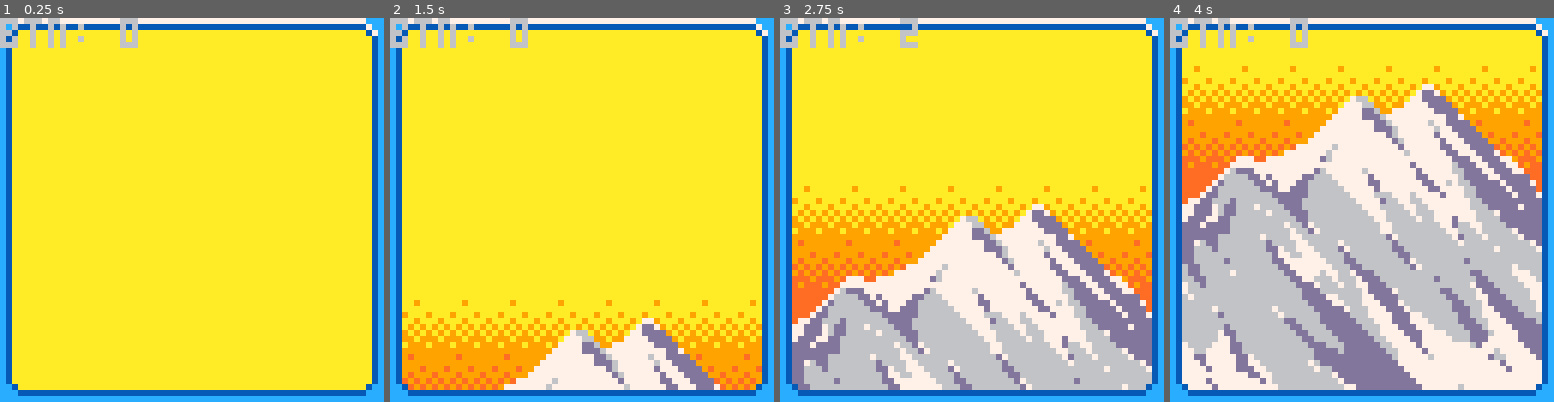
Above: before the commit, frames 1-4 (left to right).
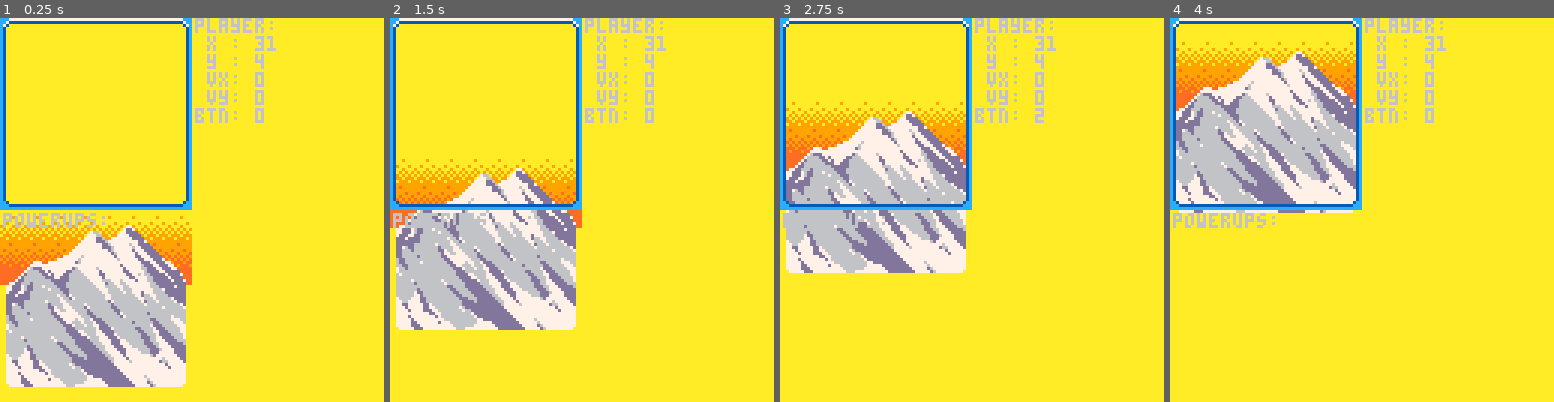
Above: after the commit, the same moments.

Repository: lawruble13/drumbleat
Game: PICO-8 cartridge drumbleat.p8
The game is run twice, just before and just after one commit, with the same random seed, the same clock (stepped at 60 frames per second) and the same inputs.
Inputs:
- Up to frame 1 (0.25 s): no input
- Up to frame 2 (1.5 s): tap X (X key) at 0.33, 1.07 s; tap O (Z key) at 0.7 s
- Up to frame 3 (2.75 s): hold Right 1.6-2.1 s; tap O (Z key) at 1.7, 2.1, 2.5 s; tap X (X key) at 1.85 s; hold Up 2.15-2.42 s; hold Right from 2.47 s (still down)
- Up to frame 4 (4 s): tap O (Z key) at 2.9, 3.3, 3.7 s; tap X (X key) at 2.97 s; release Right at 3.03 s; hold Left 3.08-3.58 s; hold Down 3.63-3.97 s

The runs differ from the first frame. In frame 1, 34% of the frame differs, in the area x 0-100%, y 0-100%; in frame 2, 47%; in frame 3, 68%; in frame 4, 88%.

Commit message:
Powerups now generating and drawing, temp effects implemented. Collisions broken?

Diff:
--- a/drumbleat.p8
+++ b/drumbleat.p8
@@ -9,7 +9,7 @@
 function _init()
 	-- set me to step thru frames
 	fstep=false
-	debug_info=false
+	debug_info=true
 	record_state=false
 	record_tiles=false
 	general_debug=false
@@ -48,11 +48,13 @@
 				pl.js=not pl.jh
 				pl.jh=true
 			else
+				pl.js=false
 				pl.jh=false
 			end
 			update_player_speed()
 			move_player()
 			check_platforms()
+			check_powerups()
 		elseif gw.mode == "menu" or gw.mode == "over" then
 			update_buttons()
 		end
@@ -65,6 +67,9 @@
 	if gw.mode == "game" then
 	 for pt in all(gw.platforms) do
  		platform(pt)
+	 end
+	 for pu in all(gw.powerups) do
+	 	powerup(pu)
 	 end
 	 player()
 	 --notebar()
@@ -92,14 +97,19 @@
  	print(" y : "..pl.y)
  	print(" vx: "..pl.vx)
  	print(" vy: "..pl.vy)
+	 print("btn: "..(btn()))
+--  cursor(1,65)
+--  print("platforms:")
+--  for pt in all(gw.platforms) do
+--  	print(" {x:"..pt.x..",y:"..pt.y..",m:"..pt.m..",l:"..pt.l.."}")
+--  end
+--  print(" highest: "..gw.platforms[#gw.platforms]:top())
+		cursor(1,65)
+		print("powerups:")
+		for pu in all(gw.powerups) do
+			print(" {x: "..pu.x..",y: "..pu.y..",type: "..pu.type.."}")
+		end
  end
- print("btn: "..(btn()))
- cursor(1,65)
--- print("platforms:")
--- for pt in all(gw.platforms) do
--- 	print(" {x:"..pt.x..",y:"..pt.y..",m:"..pt.m..",l:"..pt.l.."}")
--- end
--- print(" highest: "..gw.platforms[#gw.platforms]:top())
 end
 -->8
 --lowrez drawing functions
@@ -114,9 +124,16 @@
 
 function player()
 	if pl.pu then
-		pal(3,pu.c,1)
-		palt(3,false)
 		pl.w=16
+		if pl.pu.dur > stat(8) or pl.pu.dur%2 == 1 then
+			pal(3,pl.pu.col)
+			palt(3,false)
+		else
+			pal(3,0)
+			palt(3,true)
+		end
+		pl.pu.dur -= 1
+		if (pl.pu.dur == 0) pl.pu=nil
 	else
 		pal(3,0)
 		palt(3,true)
@@ -290,6 +307,16 @@
 	cursor(32-2*#pb_str,42)
 	print(pb_str)
 end
+
+function powerup(pu)
+	pu.timer += 1
+	pu.timer %= 2*pu.period
+	if pu.timer<pu.period then
+		spr(pu.sn1,gw.lx+pu.x,gw.by-pu.y-pu.h1,pu.w1/8,pu.h1/8)
+	else
+		spr(pu.sn2,gw.lx+pu.x,gw.by-pu.y-pu.h2,pu.w2/8,pu.h2/8)
+	end
+end
 -->8
 --lowrez physics functions
 function move_player()
@@ -305,6 +332,19 @@
 				bc=bcp
 				wall=false
 				_pt=pt
+			end
+		end
+		for pu in all(gw.powerups) do
+			local w=pu.w1
+			local h=pu.h1
+			if pu.timer >= pu.period then
+				w=pu.w2
+				h=pu.h2
+			end
+			if pleft() < pu.x+w and pright() >= pu.x
+				and pbottom() < pu.y+h and ptop() >= pu.y then
+				del(gw.powerups, pu)
+				pl.pu=pu
 			end
 		end
 		if bc <= 1/n_steps then
@@ -434,7 +474,13 @@
 		local pt = pl.spt
 		local k=1/len(1,pt.m)
 		local v=len(pl.vx,pl.vy)
-		local dv=-0.09*pt.m
+		local dv = pt.m
+		if pl.pu and pl.pu.type == 2 then
+			dv = 0
+		else
+			dv *= -0.09
+		end
+		pl.doublejump = false
 
 		if (btn(0)) then
 			dv -= 0.1
@@ -442,8 +488,8 @@
 		elseif (btn(1)) then
 			dv += 0.1
 			pl.fl = false
-		elseif pt.m==0 then
-			dv = -pl.vx
+		elseif pt.m==0 or (pl.pu and pl.pu.type == 2) then
+			dv = -pl.vx/k
 		end
 
 		dv=mid(-0.1,dv,0.1)
@@ -459,7 +505,11 @@
 		if pl.js then
 			pl.stn = false
 			pl.spt = nil
-			pl.vy += 1.5
+			if pl.pu and pl.pu.type == 1 then
+				pl.vy += 2.5
+			else
+				pl.vy += 1.5
+			end
 			sfx(11)
 		end
 	else
@@ -473,6 +523,13 @@
 			pl.vx -= min(0.025,pl.vx)
 		elseif (pl.vx < 0) then
 			pl.vx -= max(-0.025,pl.vx)
+		end
+		if (pl.pu and pl.pu.type == 0) then
+			if not pl.doublejump and pl.js then
+				pl.vy += 1.5625
+				sfx(11)
+				pl.doublejump = true
+			end
 		end
 		if (pl.vy > -2.5) pl.vy -= 0.0625
 	end
@@ -556,6 +613,9 @@
 	gw.platforms={}
 	gw.platforms[1]=platform_cls:new({l=48})
 
+	gw.powerups={}
+	gw.npu = 70
+
 	gw.mode="anim"
 	gw.selected=0
 end
@@ -572,7 +632,8 @@
 		vy=0,
 		fl=false,
 		sn=66,
-		score=0
+		score=0,
+		doublejump = false
 	}
 end
 -->8
@@ -648,6 +709,44 @@
 	end
 end
 
+function check_powerups()
+	for pu in all(gw.powerups) do
+		if pu.y < gw.cy then
+			del(gw.powerups, pu)
+		end
+	end
+	local cty = gw.cy+gw.by-gw.ty+1
+	if gw.npu < cty+10 then
+		local t = flr(rnd(3))
+		local npu = {
+			y=gw.npu,
+			timer=0,
+			period=stat(8)/4,
+			dur=15*stat(8),
+			type=t,
+			sn1=16*t+3,
+			sn2=16*t+4,
+			w1=5,
+			w2=5,
+			h1=6,
+			h2=7,
+			col=10
+		}
+
+		if t == 1 then
+			npu.col=9
+		elseif t == 2 then
+			npu.w1=5
+			npu.w2=6
+			npu.h1=5
+			npu.h2=6
+			npu.col=137
+		end
+		npu.x=flr(rnd(gw.rx-gw.lx-max(npu.w1,npu.w2)-2)+1)
+		add(gw.powerups,npu)
+		gw.npu += flr(rnd(50))+50
+	end
+end
 -->8
 --lowrez debug functions
 function csv_print_file(file, name, item, header, sep)
